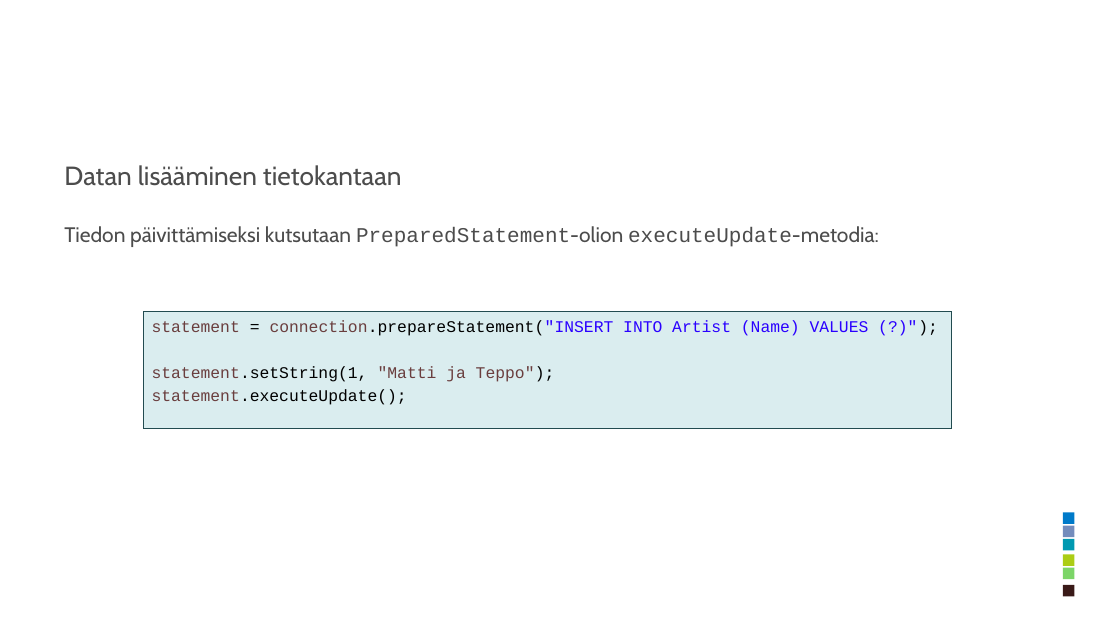
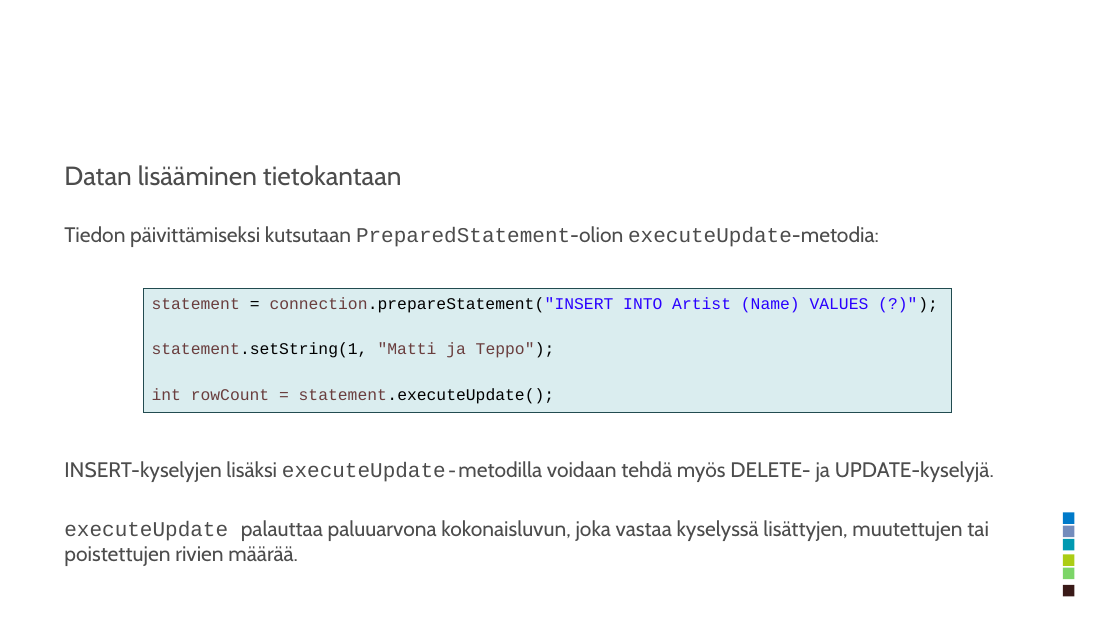
Before and after one commit to ohjelmointi2/ohjelmointi2.github.io, a slide deck: slide 23 of docs/04_tietokantaohjelmointi/jdbc.pptx. Drawn at 1120x630 pixels with LibreOffice and Linux fonts; fonts in the diff are those of the drawing; background and template pictures are left out. Boxes give left, top, right and bottom in pixels: in the first picture for what was removed or moved away, otherwise in the second. Text is boxed around its words. In the diff, an @@ line names an element or a change of style, - is before the commit and + after.

Commit message:
Lisätty executeUpdate-komennon paluuarvot

```diff
--- a/docs/04_tietokantaohjelmointi/jdbc.pptx
+++ b/docs/04_tietokantaohjelmointi/jdbc.pptx
@@ text "statement = connection.prepareStatement("INSERT INTO Artist ...": place and size @@
-text "statement = connection.prepareStatement("INSERT INTO Artist ..." at <box>143,312,951,429</box>
+text "statement = connection.prepareStatement("INSERT INTO Artist ..." at <box>143,289,951,413</box>
@@ text at <box>152,388,554,404</box>: text changed; text colour #000000 to #6A3E3E @@
-statement.executeUpdate();
+int rowCount = statement.executeUpdate();
@@ text at <box>64,461,994,566</box>: paragraphs added @@
+INSERT-kyselyjen lisäksi executeUpdate-metodilla voidaan tehdä myös DELETE- ja UPDATE-kyselyjä.
+executeUpdate palauttaa paluuarvona kokonaisluvun, joka vastaa kyselyssä lisättyjen, muutettujen tai poistettujen rivien määrää.
```
Also in this commit, not shown: 1 other slide changed, 1 other file.
